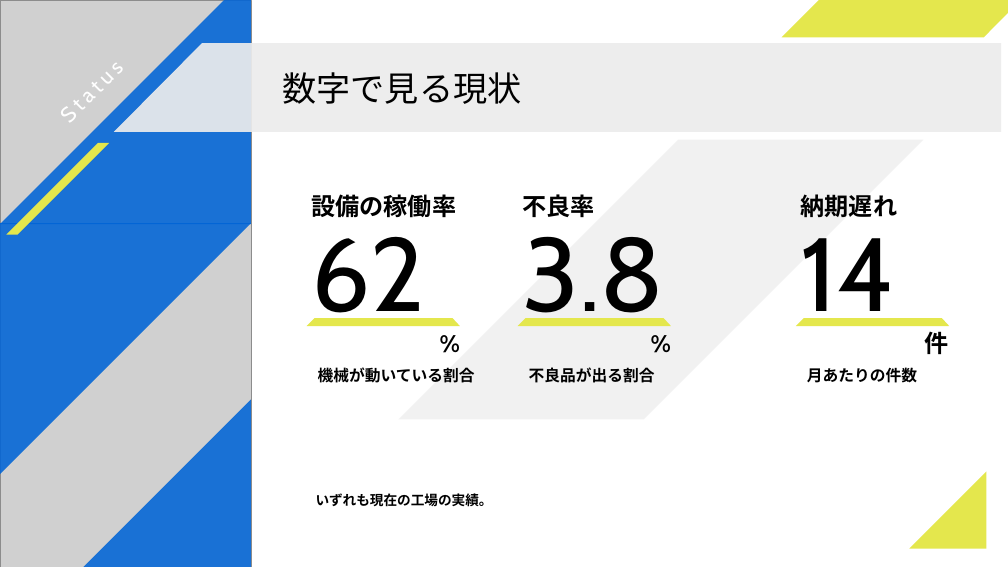
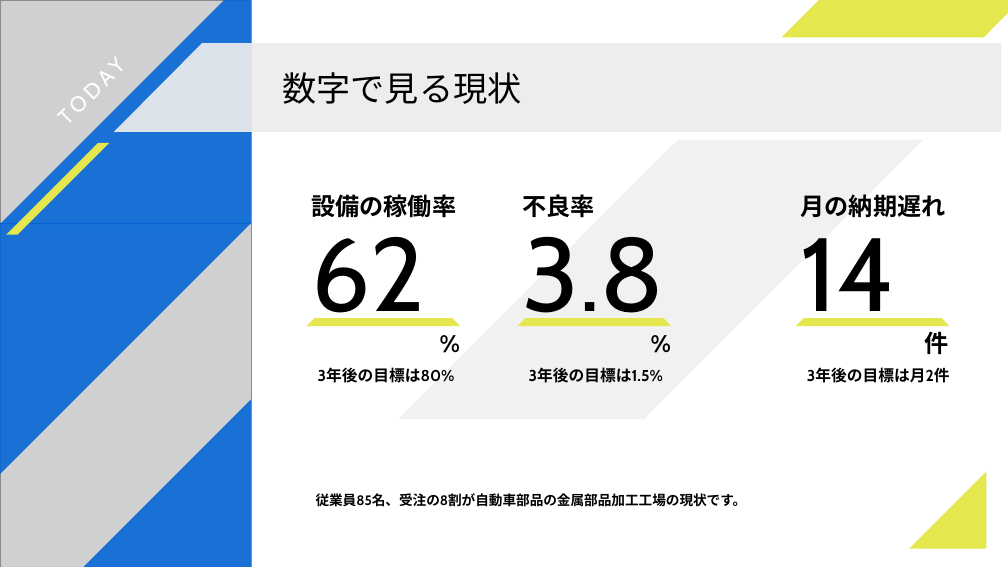
Before and after one commit to IKEMENLTD/slide-template-engine, a slide deck: slide 6 of out/phase5/final-20-pages/deck.pptx. Drawn at 1008x567 pixels with LibreOffice and Linux fonts; fonts in the diff are those of the drawing; grey boxes stand for pictures. Boxes give left, top, right and bottom in pixels: in the first picture for what was removed or moved away, otherwise in the second. Text is boxed around its words. In the diff, an @@ line names an element or a change of style, - is before the commit and + after.

```diff
--- a/out/phase5/final-20-pages/deck.pptx
+++ b/out/phase5/final-20-pages/deck.pptx
@@ text at [0, 0, 200, 201]: text changed @@
-Status
+TODAY
@@ text at [801, 194, 946, 217]: text changed @@
-納期遅れ
+月の納期遅れ
@@ text at [318, 367, 455, 383]: text changed @@
-機械が動いている割合
+3年後の目標は80%
@@ text at [529, 367, 663, 383]: text changed @@
-不良品が出る割合
+3年後の目標は1.5%
@@ text at [807, 367, 950, 383]: text changed @@
-月あたりの件数
+3年後の目標は月2件
@@ text at [316, 493, 747, 507]: text changed @@
-いずれも現在の工場の実績。
+従業員85名、受注の8割が自動車部品の金属部品加工工場の現状です。
```
Also in this commit, not shown: 11 other slides changed, 3 slides added, 3 slides removed, 31 other files.
